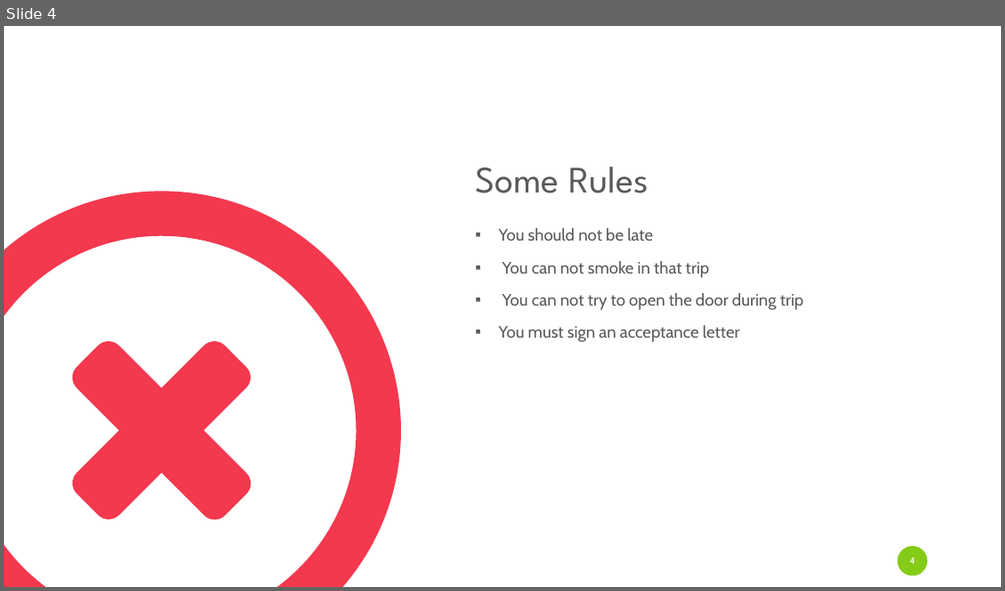
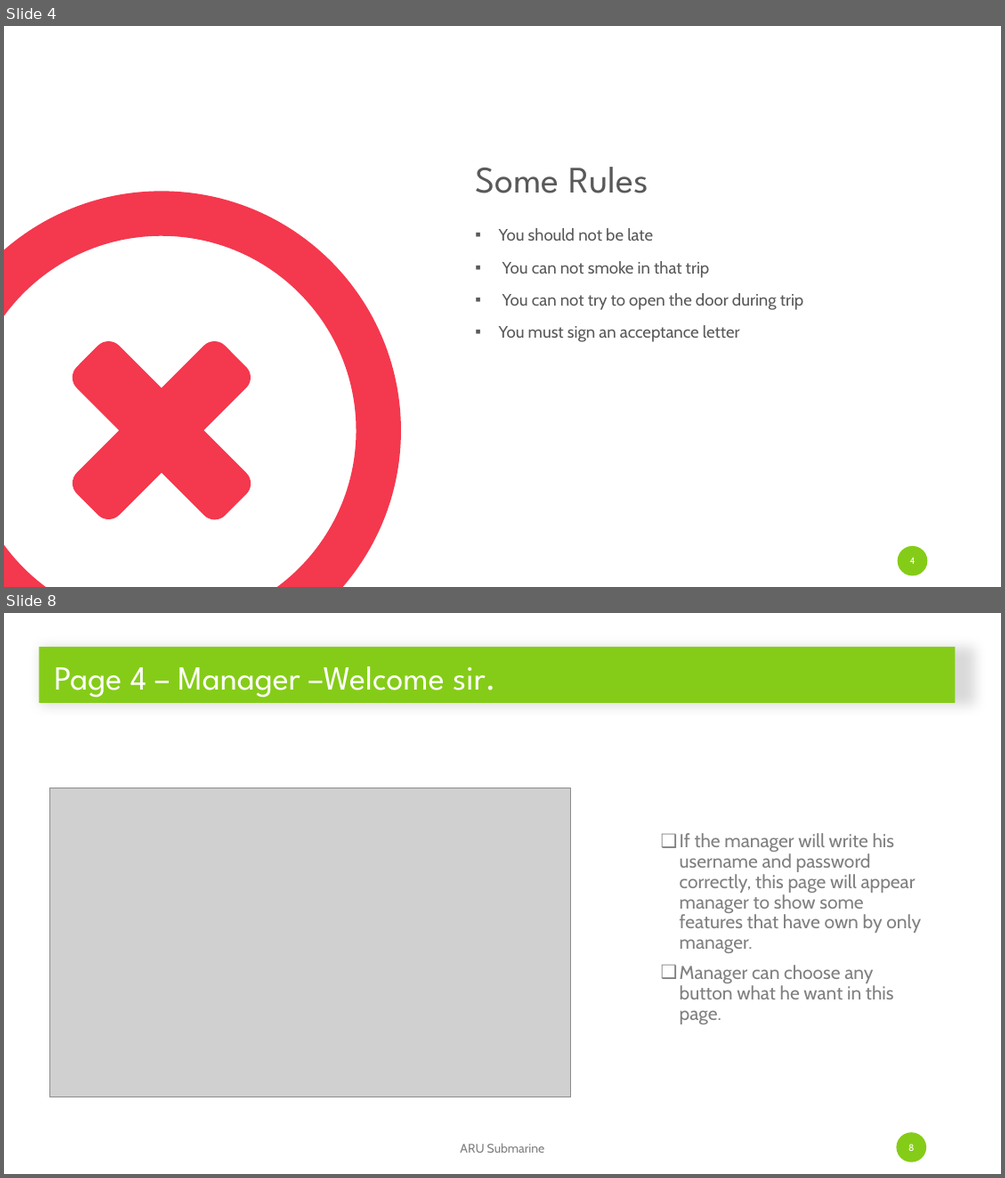
Before and after one commit to mustafaberat/ARU-Submarine, a slide deck: Presentation/ARUSubmarinePresentation.pptx. Shown one above the other, each under a label of ours: slide 4 before the commit, slides 4 and 8 after it; the slides between them are not shown. The pictures are 1005x591 and 1005x1178 pixels, drawn with LibreOffice and Linux fonts; fonts in the diff are those of the drawing; grey boxes stand for pictures. Boxes give left, top, right and bottom in pixels: in the first picture for what was removed or moved away, otherwise in the second. Text is boxed around its words. In the diff, an @@ line names an element or a change of style, - is before the commit and + after.

```diff
--- a/Presentation/ARUSubmarinePresentation.pptx
+++ b/Presentation/ARUSubmarinePresentation.pptx
@@ slide 8 added at [4,613,1001,1174], background #FFFFFF @@
@@ title added at [39,647,955,703], fill #85CC18, 32.4 pt, text #FFFFFF @@
+Page 4 – Manager –Welcome sir.
@@ picture added at [49,788,570,1097] @@
@@ text added at [680,833,921,1024], 18 pt, text #808080 @@
+❑ If the manager will write his username and password correctly, this page will appear manager to show some features that have own by only manager.
+❑ Manager can choose any button what he want in this page.
@@ text added at [460,1143,545,1152], 12 pt, text #808080 @@
+ARU Submarine
@@ page number added at [896,1132,926,1162], fill #85CC18, 9 pt, text #FFFFFF @@
+8
```
Also in this commit, not shown: 2 slides changed, 17 other slides added, 9 slides removed.
